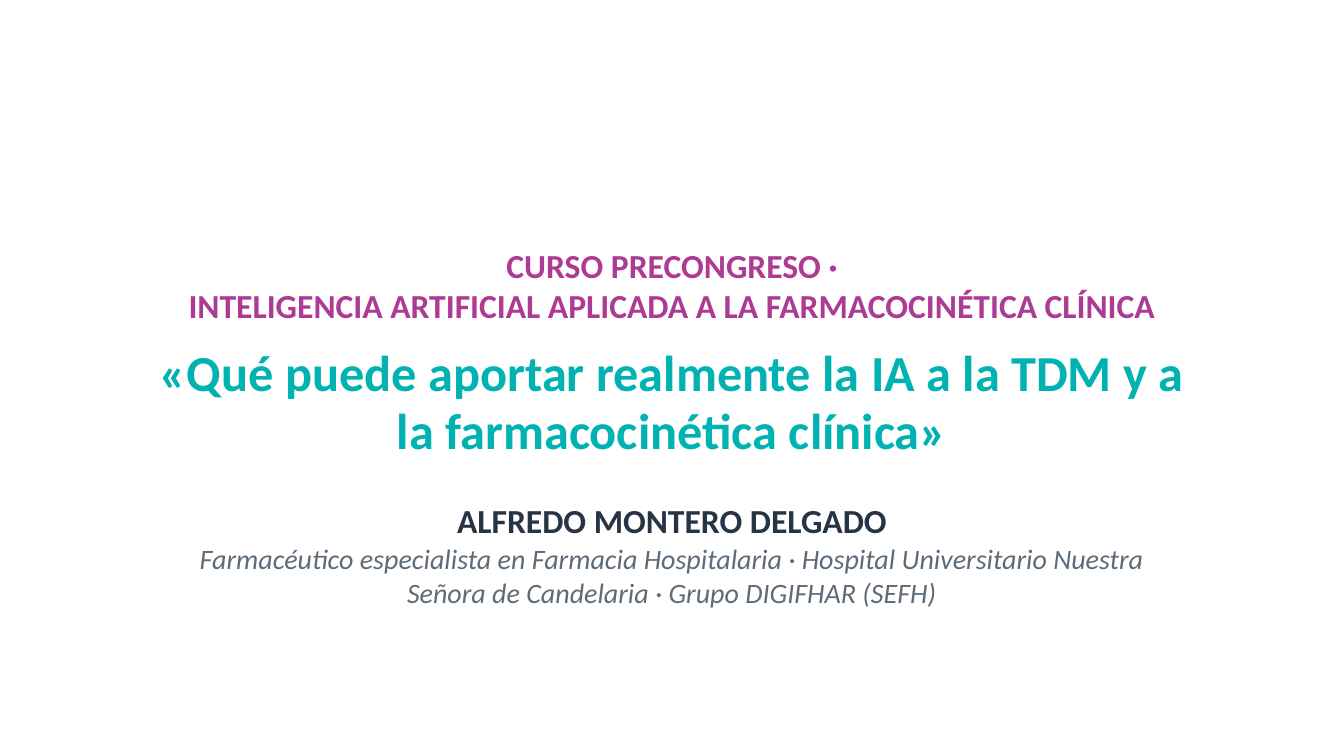
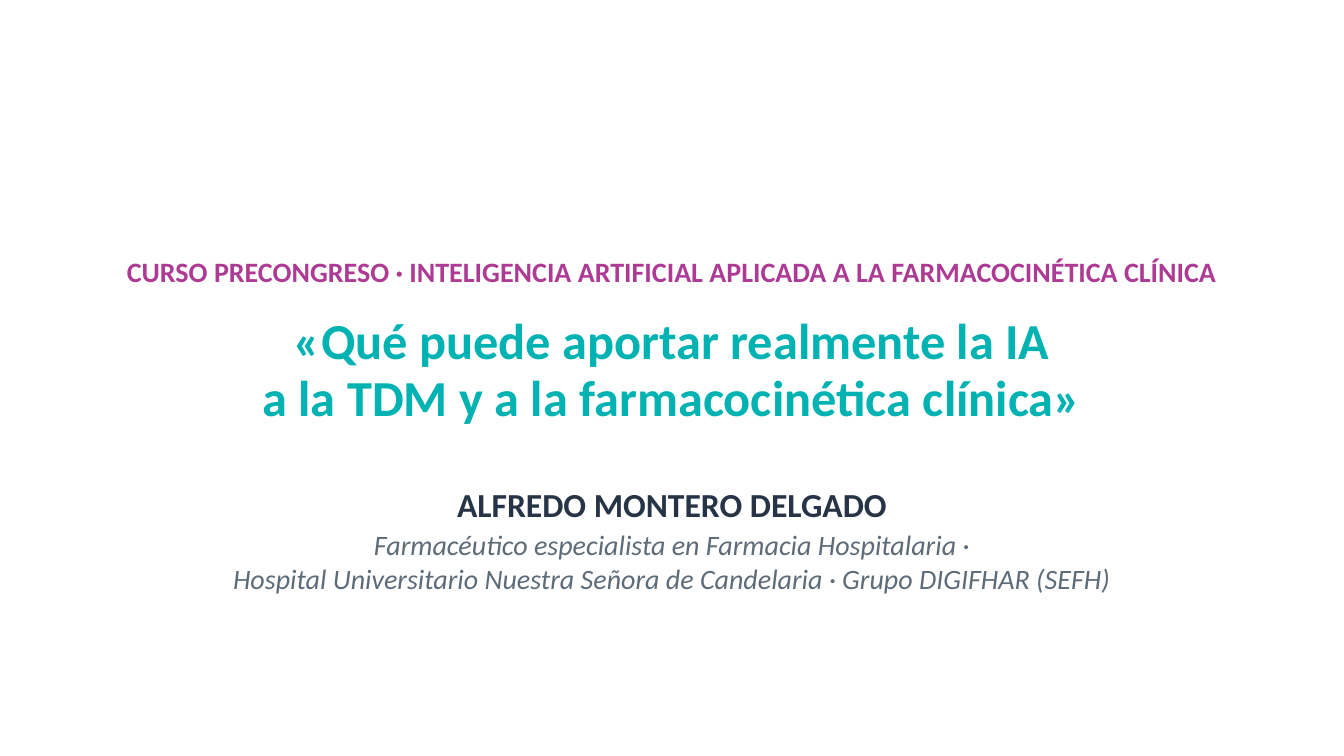
Before and after one commit to amonterodel/academic-pptx-skill, a slide deck: slide 1 of examples/sefh-71-ia-tdm/salida/ponencia-ia-tdm-montero.pptx. Drawn at 1344x756 pixels with LibreOffice and Linux fonts; fonts in the diff are those of the drawing; background and template pictures are left out. Boxes give left, top, right and bottom in pixels: in the first picture for what was removed or moved away, otherwise in the second. Text is boxed around its words. In the diff, an @@ line names an element or a change of style, - is before the commit and + after.

```diff
--- a/examples/sefh-71-ia-tdm/salida/ponencia-ia-tdm-montero.pptx
+++ b/examples/sefh-71-ia-tdm/salida/ponencia-ia-tdm-montero.pptx
@@ text at bbox=[127, 259, 1216, 282]: text changed; size 24 to 20 pt @@
-CURSO PRECONGRESO ·
-INTELIGENCIA ARTIFICIAL APLICADA A LA FARMACOCINÉTICA CLÍNICA
+CURSO PRECONGRESO · INTELIGENCIA ARTIFICIAL APLICADA A LA FARMACOCINÉTICA CLÍNICA
@@ text "«Qué puede aportar realmente la ..." rewrapped from bbox=[160, 355, 1184, 450] to bbox=[262, 323, 1081, 424] @@
@@ text "ALFREDO MONTERO DELGADO": place and size @@
-text "ALFREDO MONTERO DELGADO" at bbox=[457, 511, 887, 534]
+text "ALFREDO MONTERO DELGADO" at bbox=[457, 495, 887, 518]
@@ text "Farmacéutico especialista en Farmacia Hospitalaria ..." rewrapped from bbox=[200, 549, 1143, 608] to bbox=[233, 535, 1110, 594] @@
```
Also in this commit, not shown: 8 other slides changed, 29 other files.
